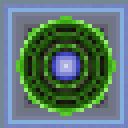
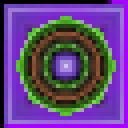
Revision of a layered (128, 128) image; what changed, layer by layer:
added layer "Calque" above "Calque #2" over (0, 0, 128, 128)
added layer "Calque #2" above "Calque #1" over (16, 16, 116, 116)
added layer "Calque #1" above "skillicon_buffe_up.psd" over (0, 0, 128, 128)
painted on "skillicon_buffe_up.psd" over (0, 0, 128, 128)
